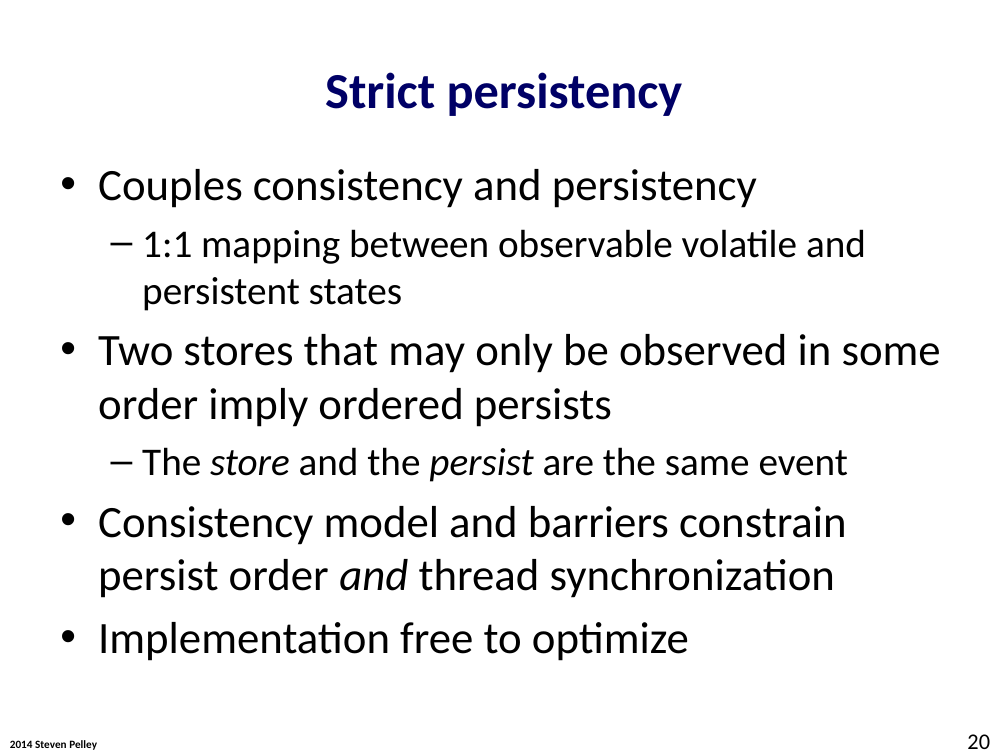
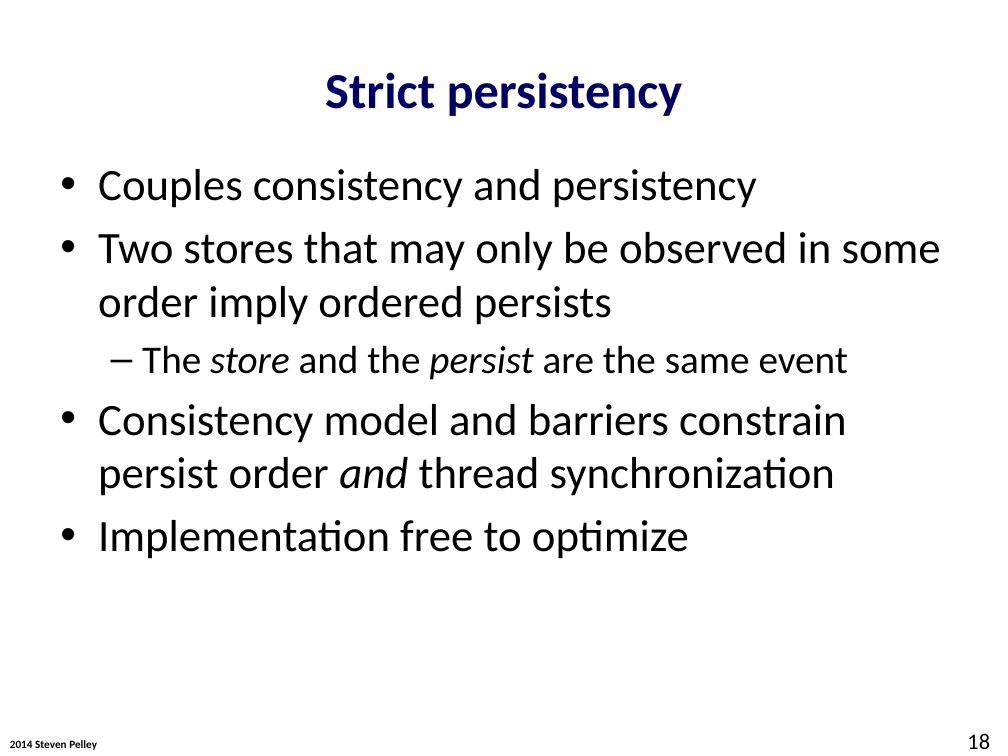
Before and after one commit to Abulila/dissertation, a slide deck: slide 18 of proposal/defense.pptx (slide 20 before the commit). Drawn at 1008x756 pixels with LibreOffice and Linux fonts; fonts in the diff are those of the drawing; background and template pictures are left out. Boxes give left, top, right and bottom in pixels: in the first picture for what was removed or moved away, otherwise in the second. Text is boxed around its words. In the diff, an @@ line names an element or a change of style, - is before the commit and + after.

```diff
--- a/proposal/defense.pptx
+++ b/proposal/defense.pptx
@@ text at bbox=[142, 229, 866, 311]: paragraph removed @@
-  – 1:1 mapping between observable volatile and persistent states
@@ page number at bbox=[967, 733, 990, 749]: text changed @@
-20
+18
```
Also in this commit, not shown: 9 other slides changed, 2 slides added.
